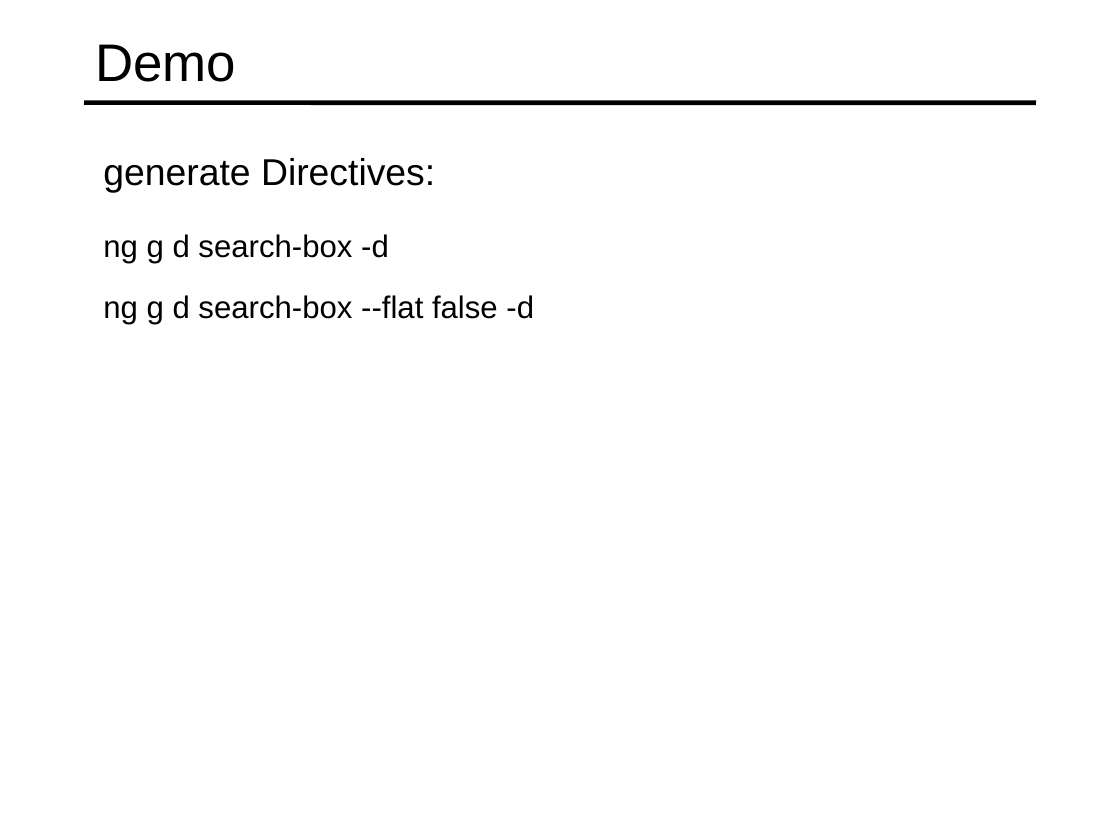
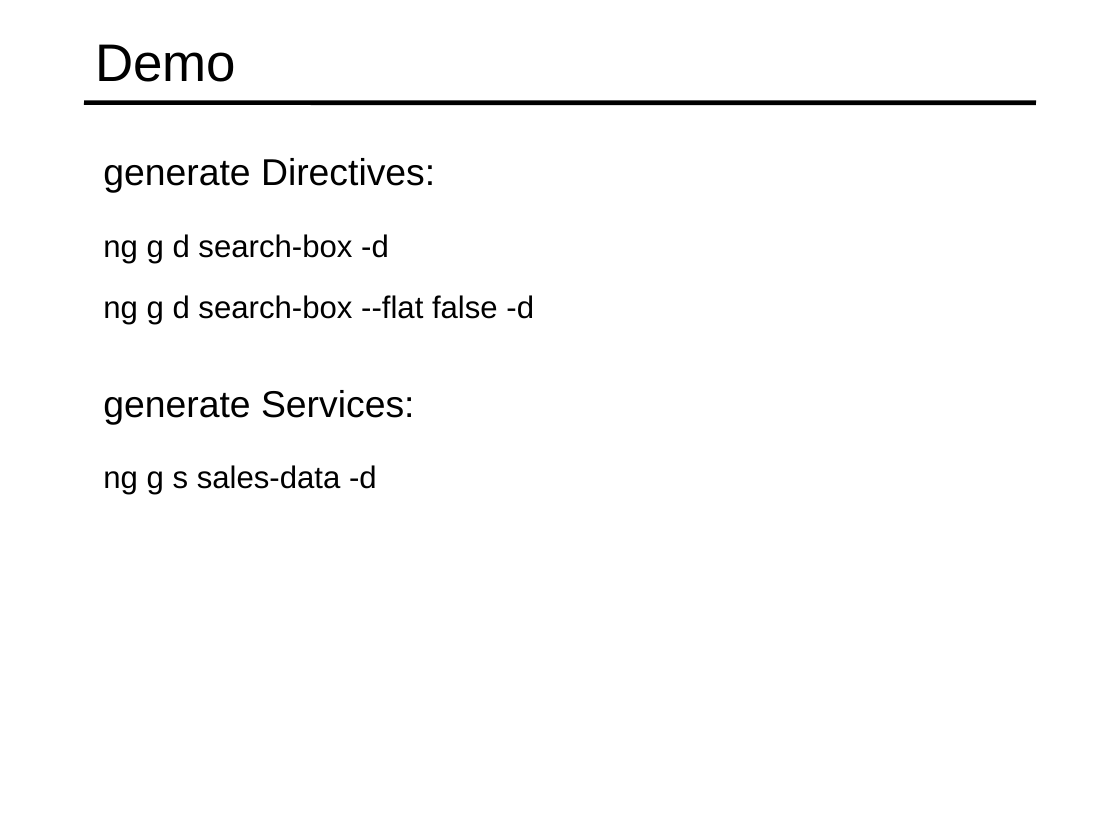
Before and after one commit to specter01wj/Jago_Link_Training, a slide deck: slide 10 of Angular/Angular7/Angular CLI/4.Generating Code from Blueprints/L4_Generating Code from Blueprints.ppt. Drawn at 1120x840 pixels with LibreOffice and Linux fonts; fonts in the diff are those of the drawing. Boxes give left, top, right and bottom in pixels: in the first picture for what was removed or moved away, otherwise in the second. Text is boxed around its words. In the diff, an @@ line names an element or a change of style, - is before the commit and + after.

Commit message:
09/05/2019 v1

```diff
--- a/Angular/Angular7/Angular CLI/4.Generating Code from Blueprints/L4_Generating Code from Blueprints.ppt
+++ b/Angular/Angular7/Angular CLI/4.Generating Code from Blueprints/L4_Generating Code from Blueprints.ppt
@@ text added at bbox=[103, 390, 414, 424], 24 pt, text #000000 @@
+  generate Services:
@@ text added at bbox=[103, 465, 377, 494], 20 pt, text #000000 @@
+  ng g s sales-data -d
```
Also in this commit, not shown: 2 slides added.
